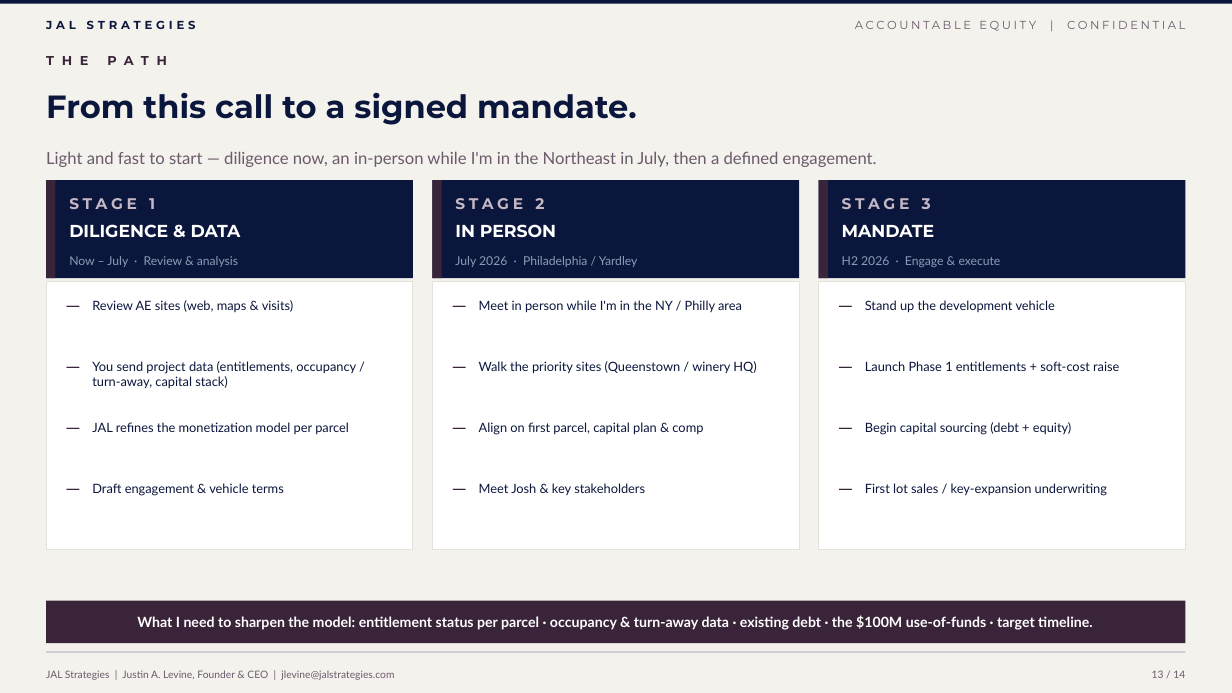
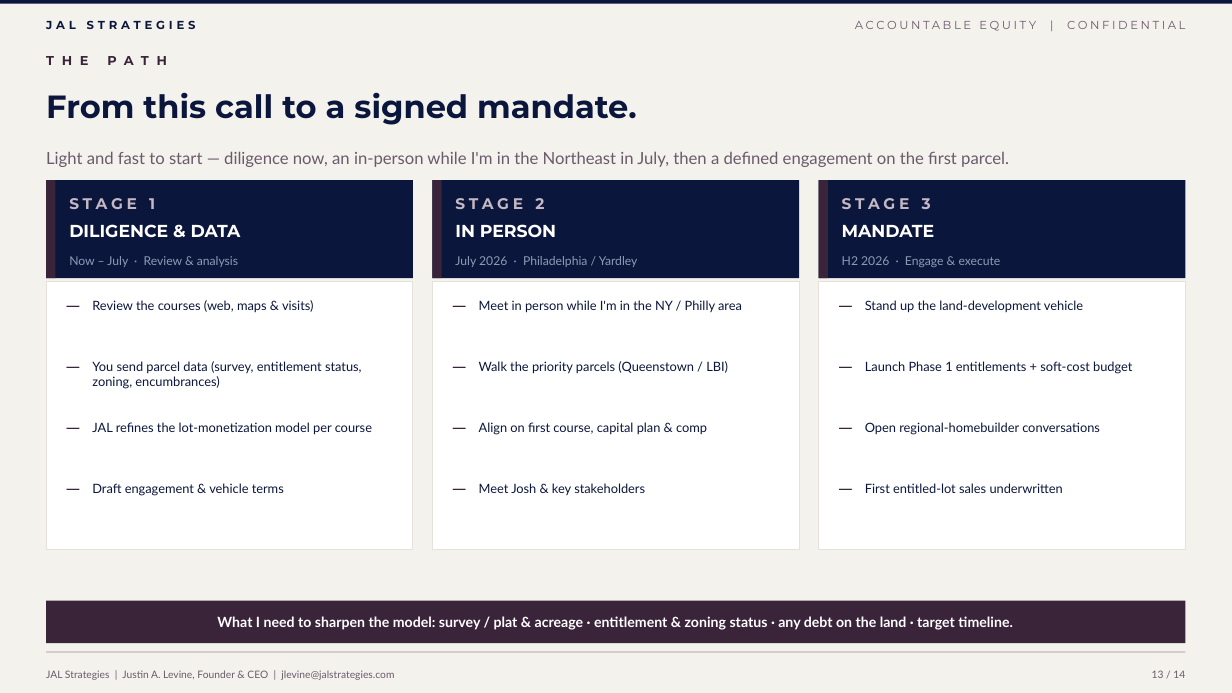
Before and after one commit to jlevine711/Apex, a slide deck: slide 13 of JAL_Accountable_Equity_Proposal.pptx. Drawn at 1232x693 pixels with LibreOffice and Linux fonts; fonts in the diff are those of the drawing. Boxes give left, top, right and bottom in pixels: in the first picture for what was removed or moved away, otherwise in the second. Text is boxed around its words. In the diff, an @@ line names an element or a change of style, - is before the commit and + after.

```diff
--- a/JAL_Accountable_Equity_Proposal.pptx
+++ b/JAL_Accountable_Equity_Proposal.pptx
@@ text at box(46, 151, 1009, 167): text changed @@
-Light and fast to start — diligence now, an in-person while I'm in the Northeast in July, then a defined engagement.
+Light and fast to start — diligence now, an in-person while I'm in the Northeast in July, then a defined engagement on the first parcel.
@@ text at box(92, 300, 314, 312): text changed @@
-Review AE sites (web, maps & visits)
+Review the courses (web, maps & visits)
@@ text at box(865, 300, 1083, 313): text changed @@
-Stand up the development vehicle
+Stand up the land-development vehicle
@@ text at box(92, 361, 362, 389): text changed @@
-You send project data (entitlements, occupancy / turn-away, capital stack)
+You send parcel data (survey, entitlement status, zoning, encumbrances)
@@ text at box(479, 361, 728, 374): text changed @@
-Walk the priority sites (Queenstown / winery HQ)
+Walk the priority parcels (Queenstown / LBI)
@@ text at box(865, 361, 1132, 374): text changed @@
-Launch Phase 1 entitlements + soft-cost raise
+Launch Phase 1 entitlements + soft-cost budget
@@ text at box(92, 422, 372, 435): text changed @@
-JAL refines the monetization model per parcel
+JAL refines the lot-monetization model per course
@@ text at box(479, 422, 707, 435): text changed @@
-Align on first parcel, capital plan & comp
+Align on first course, capital plan & comp
@@ text at box(865, 422, 1100, 435): text changed @@
-Begin capital sourcing (debt + equity)
+Open regional-homebuilder conversations
@@ text at box(865, 483, 1063, 493): text changed @@
-First lot sales / key-expansion underwriting
+First entitled-lot sales underwritten
@@ text at box(217, 616, 1012, 630): text changed @@
-What I need to sharpen the model: entitlement status per parcel · occupancy & turn-away data · existing debt · the $100M use-of-funds · target timeline.
+What I need to sharpen the model: survey / plat & acreage · entitlement & zoning status · any debt on the land · target timeline.
```
Also in this commit, not shown: 10 other slides changed, 2 slides added, 2 slides removed, 2 other files.
